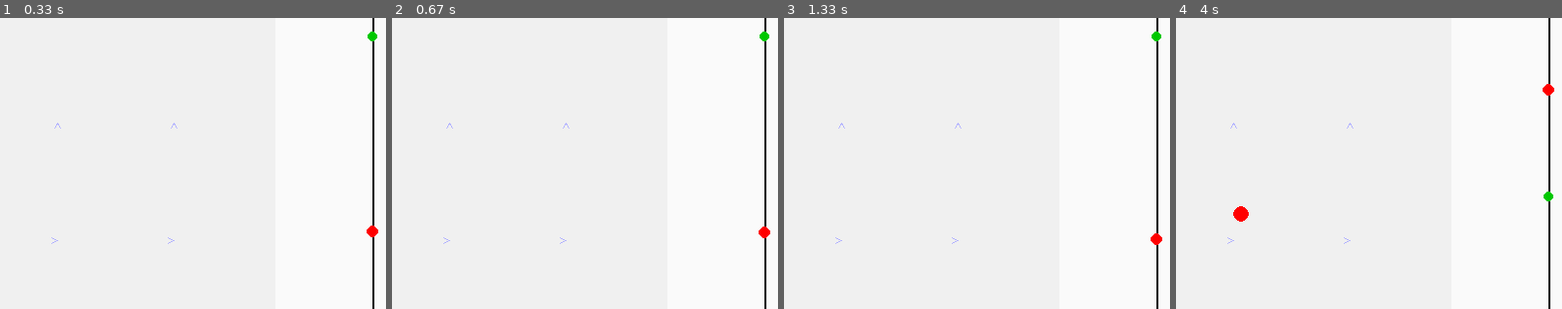
Above: before the commit, frames 1-4 (left to right).
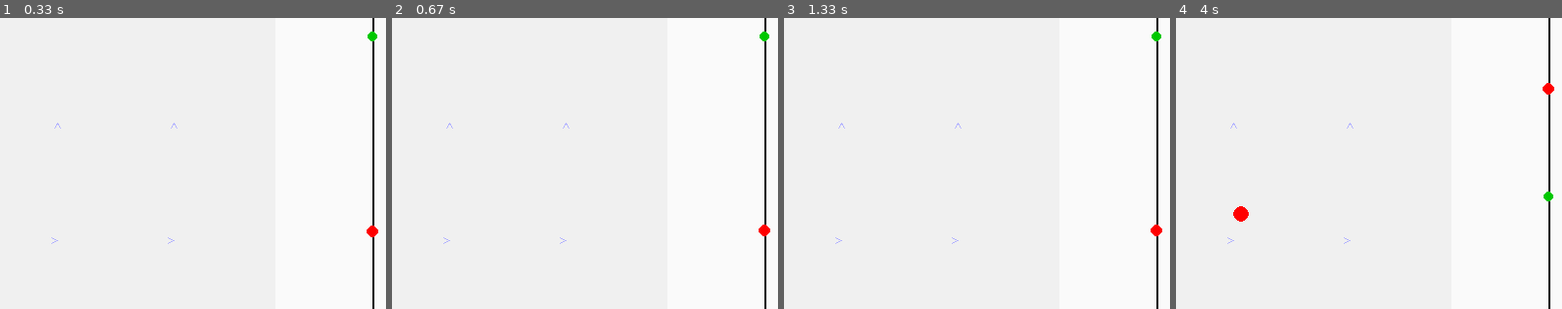
Above: after the commit, the same moments.

Repository: Project-Stratus/MachineLearning
Game: pygame game, started from ardan_temp.py
Same seed, same stepped clock (60 frames per second), same inputs: the game is played once before the commit and once after it.
Inputs:
- Up to frame 1 (0.33 s): no input
- Up to frame 2 (0.67 s): no input
- Up to frame 3 (1.33 s): no input
- Up to frame 4 (4 s): no input
The pictures show only the part of the screen within x 39-89%, y 19-69%; the shares and areas given below are measured in that part.

Frame 1 is identical in both runs. In frame 2, less than 0.1% of the frame differs, in the area x 94-98%, y 71-76%; in frame 3, 0.2%, in the area x 94-98%, y 71-78%; in frame 4, less than 0.1%.

Commit message:
Forces are better balanced so agent should have better conservation skills.

Diff:
--- a/main.py
+++ b/main.py
@@ -20,7 +20,7 @@
     parser.add_argument('--hpc', action='store_true', help='HPC mode: disables progress bars for non-interactive SLURM jobs.')
     parser.add_argument('-d', '--dim', type=int, default=3, choices=[1,2,3], help='Dimensionality of the environment (1D, 2D or 3D).')
     parser.add_argument('-sf', '--save_fig', action='store_true', help='Save training figure to disk (only in train mode).')
-    parser.add_argument('model', choices=['ppo', 'qrdqn'], help='Name of agent to load/train.')
+    parser.add_argument('model', choices=['ppo', 'qrdqn'], default='qrdqn', help='Name of agent to load/train.')
     args = parser.parse_args()
 
     model = str(args.model).lower()
--- a/src/agents/ppo.py
+++ b/src/agents/ppo.py
@@ -12,6 +12,7 @@
 from stable_baselines3.common.monitor import Monitor
 
 from agents.utils import _gather_monitor_csvs, InfoProgressBar, TerminationTracker
+from environments.wrappers.decision_interval import DecisionIntervalWrapper
 """
 Time param cheat sheet:
 - BATCH_SIZE:   Samples per SGD minibatch. How many samples the optimiser processes before one weight step.
@@ -44,8 +45,8 @@
 )
 
 TOTAL_TIMESTEPS = 5_000_000  # Total training steps
-EVAL_FREQ = 500_000  # Evaluate every n steps
-REWARD_THRESHOLD = 4_800  # ~96% of max episode reward (5000); proves sustained station-keeping
+EVAL_FREQ = 50_000   # Evaluate every n decisions (each = 60 physics steps)
+REWARD_THRESHOLD = 83_000  # ~96% of max episode reward (86,400); proves sustained station-keeping
 
 MAX_ENVS = 4 if os.cpu_count() <= 8 else 8
 N_ENVS = min(MAX_ENVS, max(1, os.cpu_count() //2))
@@ -68,7 +69,7 @@
     device = torch.device("cuda") if use_gpu and torch.cuda.is_available() else torch.device("cpu")
 
     def make_env(env_id, seed, dim):
-        # Define at module level so it’s picklable for SubprocVecEnv
+        # Define at module level so it's picklable for SubprocVecEnv
         def _init():
             env = gym.make(
                 env_id,
@@ -76,6 +77,7 @@
                 dim=dim,
                 disable_env_checker=True,
             )
+            env = DecisionIntervalWrapper(env)
             env = Monitor(env)
             env.reset(seed=seed)
             return env
@@ -101,7 +103,7 @@
 
     print(f"Training with {N_ENVS} environments, dim={dim}.")
 
-    env = VecMonitor(build_vec_env(N_ENVS, ENVIRONMENT_NAME, dim=dim, seed=SEED))
+    env = build_vec_env(N_ENVS, ENVIRONMENT_NAME, dim=dim, seed=SEED)
 
     model = PPO(
         "MlpPolicy",
@@ -114,7 +116,12 @@
     )
 
     # Create an evaluation callback (no vectorisation needed)
-    eval_env = Monitor(gym.make(ENVIRONMENT_NAME, render_mode=None, dim=dim, disable_env_checker=True), filename=os.path.join(SAVE_PATH, "eval_monitor.csv"))
+    eval_env = Monitor(
+        DecisionIntervalWrapper(
+            gym.make(ENVIRONMENT_NAME, render_mode=None, dim=dim, disable_env_checker=True)
+        ),
+        filename=os.path.join(SAVE_PATH, "eval_monitor.csv")
+    )
 
     stop_callback = StopTrainingOnRewardThreshold(
         reward_threshold=REWARD_THRESHOLD,
@@ -167,7 +174,11 @@
 def test(dim, use_gpu: bool = False) -> None:
     from environments.envs.balloon_3d_env import Actions
 
-    env: gym.Env = Monitor(gym.make(ENVIRONMENT_NAME, render_mode="human", dim=dim, disable_env_checker=True, config={"time_max": 2_000}))
+    env: gym.Env = Monitor(
+        DecisionIntervalWrapper(
+            gym.make(ENVIRONMENT_NAME, render_mode="human", dim=dim, disable_env_checker=True, config={"time_max": 7_200})
+        )
+    )
 
     # Use a GPU if possible
     device = torch.device("cuda") if (use_gpu and torch.cuda.is_available()) else torch.device("cpu")
@@ -178,7 +189,7 @@
     from environments.envs.balloon_3d_env import Balloon3DEnv
 
     model = PPO.load(MODEL_PATH, device="cpu")
-    env_temp = Balloon3DEnv(dim=1, render_mode=None)
+    env_temp = DecisionIntervalWrapper(Balloon3DEnv(dim=1, render_mode=None))
 
     obs, _ = env_temp.reset(seed=42)
     obs_tensor = torch.as_tensor(obs, dtype=torch.float32, device=model.device).unsqueeze(0)
--- a/src/agents/qrdqn.py
+++ b/src/agents/qrdqn.py
@@ -12,6 +12,7 @@
 from sb3_contrib import QRDQN
 
 import environments  # registers the Balloon3D-v0 environment
+from environments.wrappers.decision_interval import DecisionIntervalWrapper
 from agents.utils import _gather_monitor_csvs, InfoProgressBar, TerminationTracker
 
 # ---- Config ----
@@ -45,8 +46,8 @@
 )
 
 TOTAL_TIMESTEPS = 15_000_000
-EVAL_FREQ = 250_000
-REWARD_THRESHOLD = 4_800  # ~96% of max episode reward (5000); proves sustained station-keeping
+EVAL_FREQ = 50_000           # decisions (each = 60 physics steps); ~50k × 60 = 3M physics steps between evals
+REWARD_THRESHOLD = 83_000    # ~96% of max episode reward (86,400); proves sustained station-keeping
 
 # Environment config overrides (passed to Balloon3DEnv)
 ENV_CONFIG = dict(
@@ -80,6 +81,7 @@
 def _make_env(env_id: str, dim: int, seed: int, monitor_file: str, config: dict = None) -> Monitor:
     cfg = {**ENV_CONFIG, **(config or {})}
     env = gym.make(env_id, render_mode=None, dim=dim, disable_env_checker=True, config=cfg)
+    env = DecisionIntervalWrapper(env)
     env = Monitor(env, filename=monitor_file)  # writes train_monitor.csv
     env.reset(seed=seed)
     return env
@@ -89,6 +91,7 @@
     """Return a picklable factory for SubprocVecEnv workers."""
     def _init():
         env = gym.make(env_id, render_mode=None, dim=dim, disable_env_checker=True, config=config)
+        env = DecisionIntervalWrapper(env)
         env = Monitor(env)
         env.reset(seed=seed)
         return env
@@ -139,7 +142,9 @@
 
     # Evaluation env (separate Monitor file)
     eval_env = Monitor(
-        gym.make(ENVIRONMENT_NAME, render_mode=None, dim=dim, disable_env_checker=True, config=ENV_CONFIG),
+        DecisionIntervalWrapper(
+            gym.make(ENVIRONMENT_NAME, render_mode=None, dim=dim, disable_env_checker=True, config=ENV_CONFIG)
+        ),
         filename=os.path.join(SAVE_PATH, "eval_monitor.csv")
     )
 
@@ -197,17 +202,19 @@
 
     device = torch.device("cuda") if (use_gpu and torch.cuda.is_available()) else torch.device("cpu")
 
-    # Human-render env for demo
-    test_config = {**ENV_CONFIG, "time_max": 2_000}
+    # Human-render env for demo (shorter episode for interactive viewing)
+    test_config = {**ENV_CONFIG, "time_max": 7_200}  # 2 hours of physics
     env: gym.Env = Monitor(
-        gym.make(ENVIRONMENT_NAME, render_mode="human", dim=dim, disable_env_checker=True, config=test_config)
+        DecisionIntervalWrapper(
+            gym.make(ENVIRONMENT_NAME, render_mode="human", dim=dim, disable_env_checker=True, config=test_config)
+        )
     )
 
     # Load model
     model: QRDQN = QRDQN.load(MODEL_PATH, device=device)
 
     # (Optional) inspect Q-values for a single obs
-    env_temp = Balloon3DEnv(dim=dim, render_mode=None, config=ENV_CONFIG)
+    env_temp = DecisionIntervalWrapper(Balloon3DEnv(dim=dim, render_mode=None, config=ENV_CONFIG))
     obs, _ = env_temp.reset(seed=42)
     obs_tensor = torch.as_tensor(obs, dtype=torch.float32, device=model.device).unsqueeze(0)
     with torch.no_grad():
--- a/src/environments/core/balloon.py
+++ b/src/environments/core/balloon.py
@@ -173,6 +173,8 @@
     def drop_ballast(self, amount: float = BALLAST_DROP) -> None:
         """Drop expendable ballast to reduce weight (irreversible)."""
         self.ballast_mass = max(0.0, self.ballast_mass - amount)
+        if self.ballast_mass < 1e-10:
+            self.ballast_mass = 0.0
 
     def vent_gas(self, volume_equiv: float = VENT_RATE) -> None:
         """Vent helium to reduce buoyancy (irreversible).
--- a/src/environments/core/constants.py
+++ b/src/environments/core/constants.py
@@ -20,8 +20,8 @@
 # ----- BALLOON CONSTANTS -----
 PAYLOAD_MASS = 2.0          # Fixed structural mass: envelope + gondola + electronics (kg)
 BALLAST_INITIAL = 5.0       # Expendable ballast mass at launch (kg)
-BALLAST_DROP = 0.02         # Ballast mass dropped per "drop" action (kg)
-VENT_RATE = 0.19            # Gas volume equivalent vented per "vent" action (m³)
+BALLAST_DROP = 0.01         # Ballast mass dropped per "drop" action (kg)
+VENT_RATE = 0.05            # Gas volume equivalent vented per "vent" action (m³)
 MASS = PAYLOAD_MASS + BALLAST_INITIAL  # Total structural mass (kg), used for ALT_MAX derivation
 VOL_MAX = 180.6             # Maximum balloon volume (m³) — gives ALT_MAX ≈ 40 km
 VOL_MIN = 0.1               # Minimum volume before deflation (m³)
@@ -88,5 +88,10 @@
 INIT_GAS_FRAC_RANGE = 0.05 # Max fractional deviation from neutral gas amount (±5%)
 INIT_BALLAST_LOSS_MAX = 0.5 # Max ballast (kg) that may have been spent during ascent
 
+# ----- DECISION INTERVAL -----
+# Agent acts once per interval; physics runs every DT within it.
+# 60 steps × DT=1s = 1 decision per minute.
+DECISION_INTERVAL = 60      # Physics steps per agent decision (s)
+
 # ----- CODE CONSTANTS -----
 SEED = 42                    # Random seed for reproducibility
--- a/src/environments/envs/balloon_3d_env.py
+++ b/src/environments/envs/balloon_3d_env.py
@@ -119,7 +119,7 @@
     # sensible defaults – override by *config*
     DEFAULTS: Dict[str, Any] = dict(
         dim=3,                    # 1, 2 or 3 dimensions
-        time_max=5_000,           # steps per episode
+        time_max=86_400,          # physics steps per episode (24 hours at DT=1s)
         x_range=(-XY_MAX, XY_MAX),
         y_range=(-XY_MAX, XY_MAX),
         z_range=(0.0, ALT_MAX),
--- a/src/environments/wrappers/__init__.py
+++ b/src/environments/wrappers/__init__.py
@@ -1,4 +1,5 @@
 from environments.wrappers.clip_reward import ClipReward
+from environments.wrappers.decision_interval import DecisionIntervalWrapper
 from environments.wrappers.discrete_actions import DiscreteActions
 from environments.wrappers.reacher_weighted_reward import ReacherRewardWrapper
 from environments.wrappers.relative_position import RelativePosition
--- /dev/null
+++ b/src/environments/wrappers/decision_interval.py
@@ -0,0 +1,60 @@
+"""
+wrappers.decision_interval
+--------------------------
+
+Gym wrapper that decouples the agent's decision frequency from the
+physics timestep.  The agent chooses an action once per *decision
+interval* (default 60 physics steps = 1 minute at DT=1 s).
+
+Action semantics
+~~~~~~~~~~~~~~~~
+The chosen action (vent / nothing / drop ballast) fires **once** on the
+first sub-step.  The remaining sub-steps execute with action index 1
+("nothing").  This matches the real hardware: one valve opening per
+decision, then the balloon drifts until the next decision.
+
+Reward
+~~~~~~
+Per-step rewards are **summed** over the interval.  Each second spent
+in the station-keeping zone contributes +1.0, so the maximum reward
+per decision is equal to the interval length.
+
+Termination
+~~~~~~~~~~~
+If the balloon terminates mid-interval (crash, pop, deflate, ballast
+exhausted, out of bounds), the wrapper returns immediately with the
+accumulated reward up to that point and ``terminated=True``.
+"""
+from __future__ import annotations
+
+import gymnasium as gym
+import numpy as np
+
+from environments.core.constants import DECISION_INTERVAL
+
+
+class DecisionIntervalWrapper(gym.Wrapper):
+    """Step the physics *decision_interval* times per agent action."""
+
+    # Action index for "do nothing" in the base env's Discrete(3) space
+    _NOOP = 1
+
+    def __init__(self, env: gym.Env, decision_interval: int = DECISION_INTERVAL):
+        super().__init__(env)
+        self.decision_interval = decision_interval
+
+    def step(self, action):
+        total_reward = 0.0
+        terminated = False
+        truncated = False
+        info = {}
+
+        for i in range(self.decision_interval):
+            # Fire the real action on the first sub-step only
+            sub_action = action if i == 0 else self._NOOP
+            obs, reward, terminated, truncated, info = self.env.step(sub_action)
+            total_reward += reward
+            if terminated or truncated:
+                break
+
+        return obs, total_reward, terminated, truncated, info
